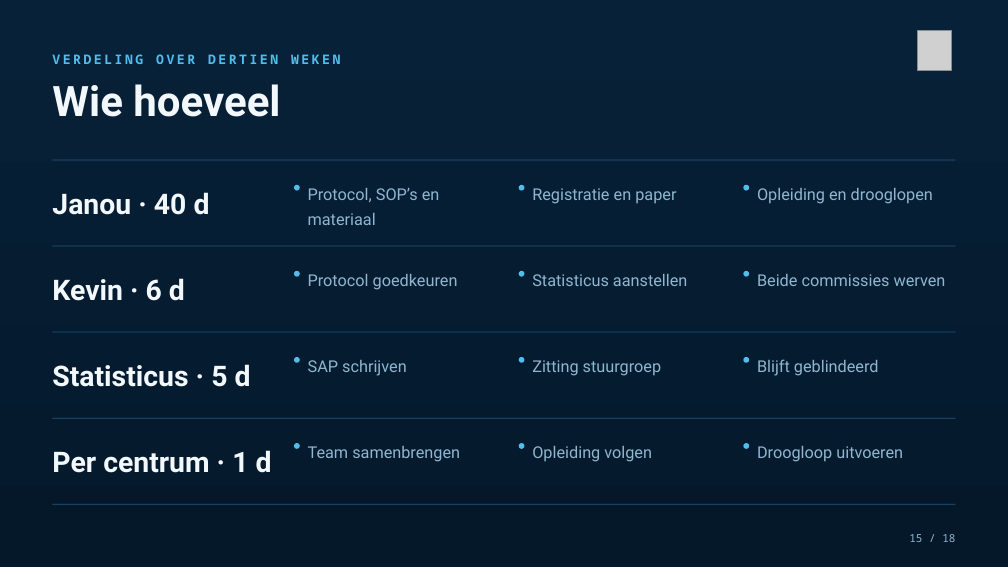
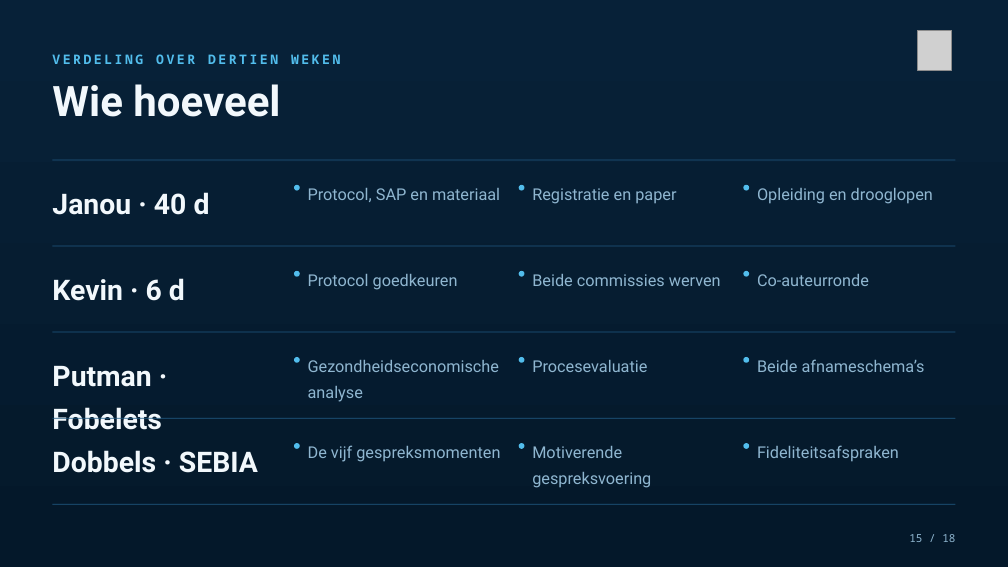
Before and after one commit to Dellfs/paradise-project, a slide deck: slide 15 of PARADISE_presentatie/PARADISE_planning_sep-nov.pptx. Drawn at 1008x567 pixels with LibreOffice and Linux fonts; fonts in the diff are those of the drawing; grey boxes stand for pictures. Boxes give left, top, right and bottom in pixels: in the first picture for what was removed or moved away, otherwise in the second. Text is boxed around its words. In the diff, an @@ line names an element or a change of style, - is before the commit and + after.

```diff
--- a/PARADISE_presentatie/PARADISE_planning_sep-nov.pptx
+++ b/PARADISE_presentatie/PARADISE_planning_sep-nov.pptx
@@ text at box(308, 188, 500, 202): text changed @@
-Protocol, SOP’s en materiaal
+Protocol, SAP en materiaal
@@ text at box(532, 274, 721, 286): text changed @@
-Statisticus aanstellen
+Beide commissies werven
@@ text at box(757, 274, 869, 286): text changed @@
-Beide commissies werven
+Co-auteurronde
@@ text at box(757, 359, 925, 372): text changed @@
-Blijft geblindeerd
+Beide afnameschema’s
@@ text at box(52, 366, 162, 430): text changed @@
-Statisticus · 5 d
+Putman · Fobelets
@@ text at box(308, 360, 499, 402): text changed @@
-SAP schrijven
+Gezondheidseconomische analyse
@@ text at box(532, 360, 647, 372): text changed @@
-Zitting stuurgroep
+Procesevaluatie
@@ text at box(308, 445, 500, 462): text changed @@
-Team samenbrengen
+De vijf gespreksmomenten
@@ text at box(532, 446, 651, 488): text changed @@
-Opleiding volgen
+Motiverende gespreksvoering
@@ text at box(757, 445, 899, 462): text changed @@
-Droogloop uitvoeren
+Fideliteitsafspraken
@@ text at box(52, 450, 258, 473): text changed @@
-Per centrum · 1 d
+Dobbels · SEBIA
```
Also in this commit, not shown: 2 other slides changed, 2 other files.
